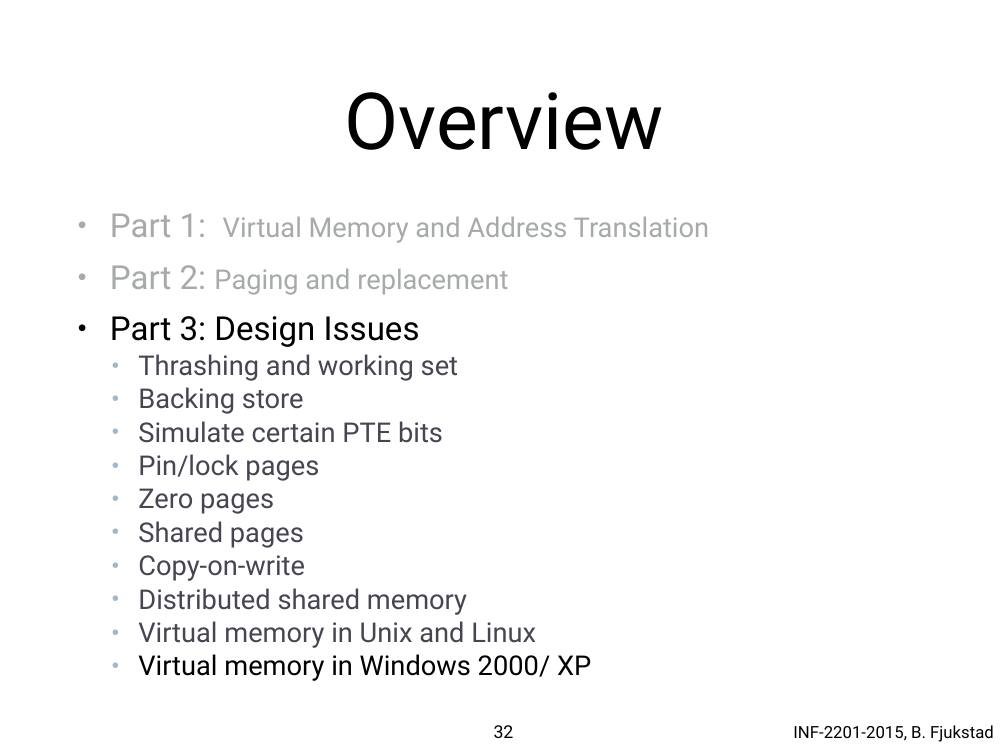
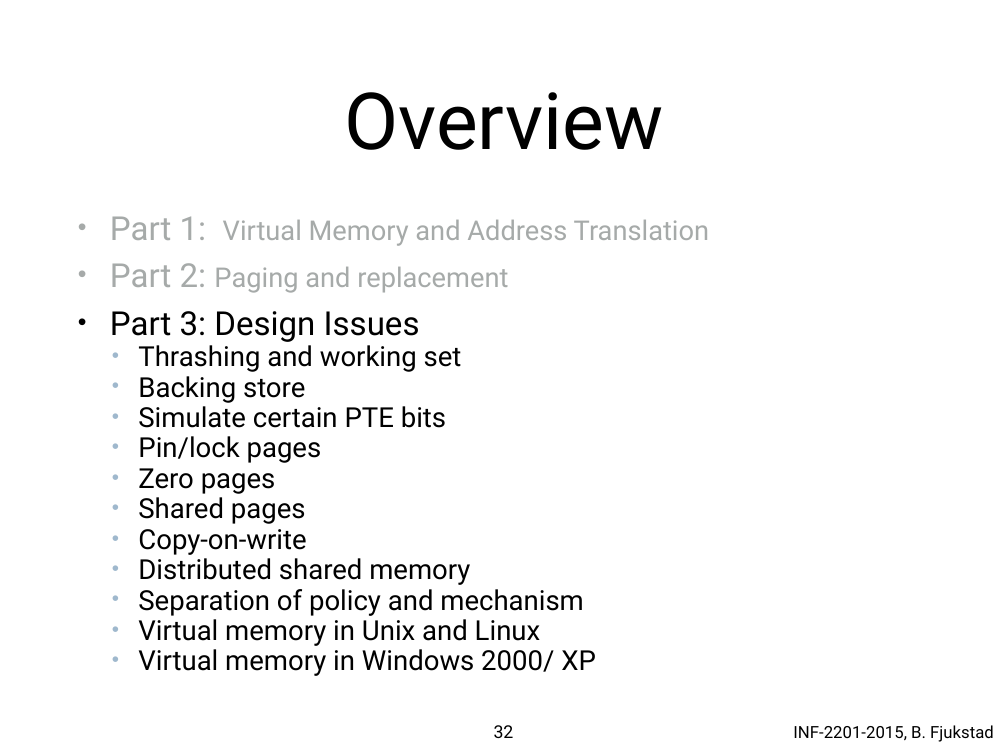
Before and after one commit to uit-inf-2201-s18/uit-inf-2201-s18.github.io, a slide deck: slide 32 of lectures/13-Paging and VM Deisgn.pptx. Drawn at 1008x756 pixels with LibreOffice and Linux fonts; fonts in the diff are those of the drawing. Boxes give left, top, right and bottom in pixels: in the first picture for what was removed or moved away, otherwise in the second. Text is boxed around its words. In the diff, an @@ line names an element or a change of style, - is before the commit and + after.

Commit message:
Minor changes to slides

```diff
--- a/lectures/13-Paging and VM Deisgn.pptx
+++ b/lectures/13-Paging and VM Deisgn.pptx
@@ text at [110,216,709,676]: size 27.7 to 28 pt in "Thrashing and working set", "Backing store", "Simulate certain PTE bits", "Pin/lock pages" and 6 more places; text colour #464653 to #000000 in "Thrashing and working set", "Backing store", "Simulate certain PTE bits", "Pin/lock pages" and 5 more places; line spacing 0.9 to 0.8 @@
@@ text at [138,584,583,616]: paragraph added @@
+  • Separation of policy and mechanism
```
Also in this commit, not shown: 1 slide removed.
